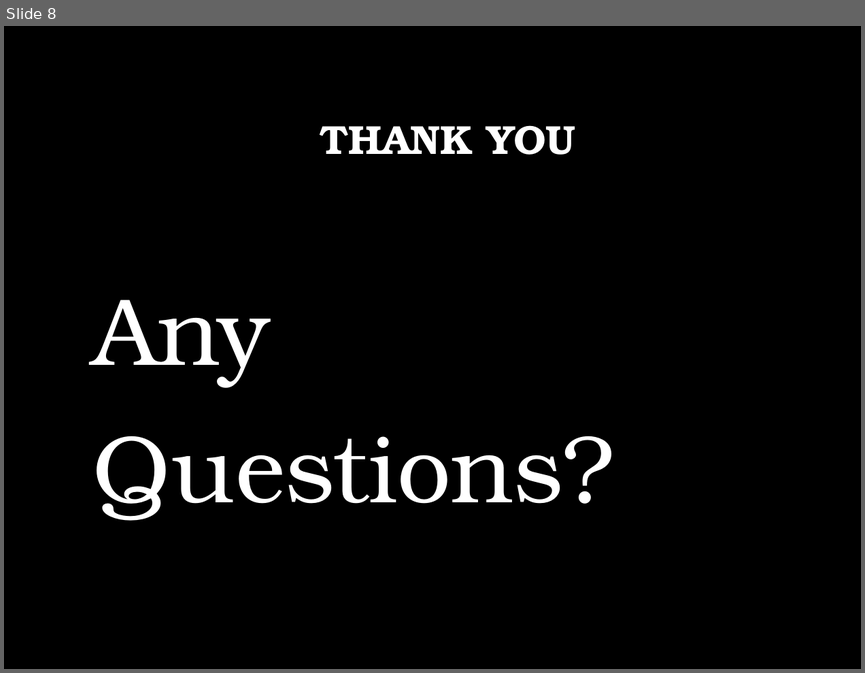
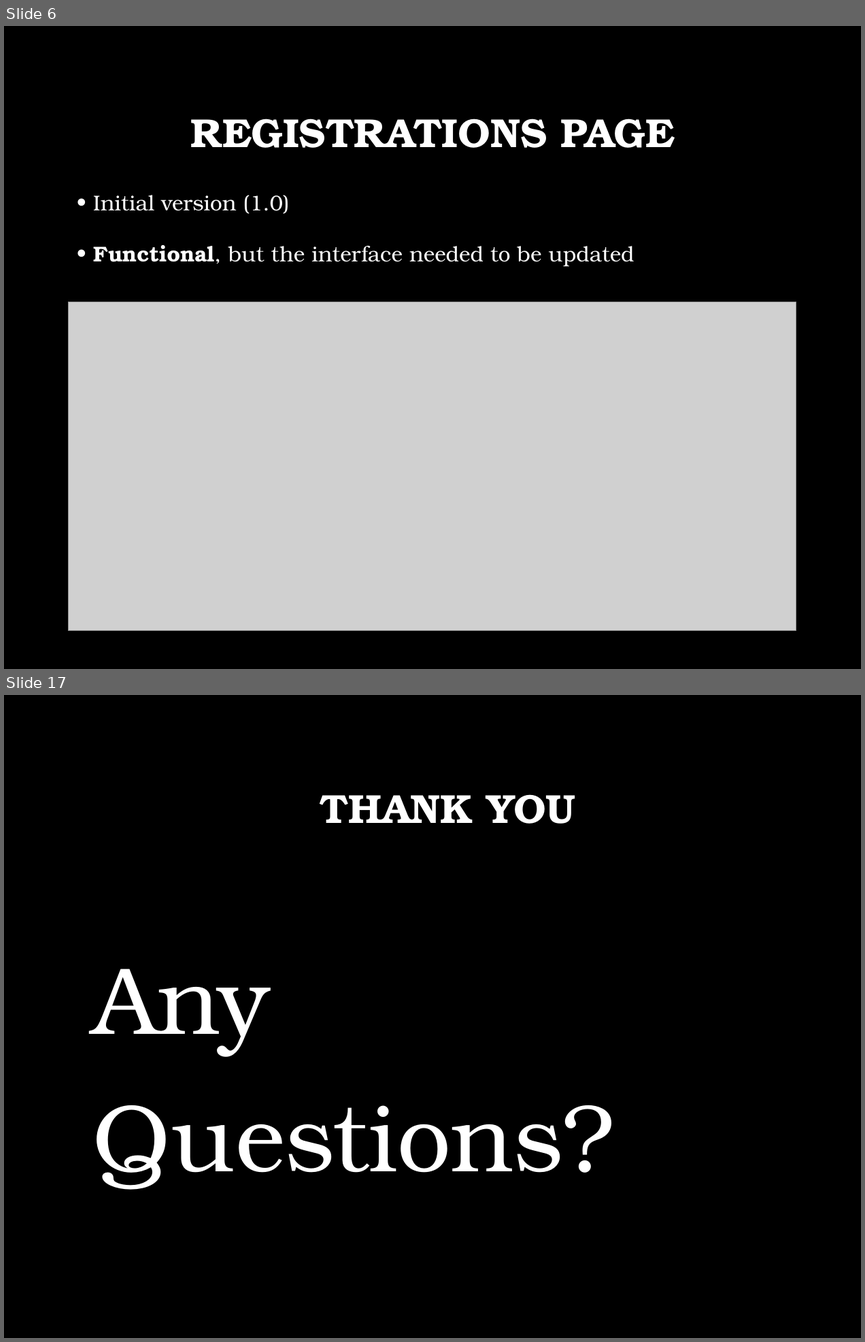
Before and after one commit to yuriiSY/Study-Buddy, a slide deck: Weekly Submissions/Week3/Presentation Week 3.pptx. Shown one above the other, each under a label of ours: slide 8 before the commit, slides 6 and 17 after it; the slides between them are not shown. The pictures are 865x673 and 865x1342 pixels, drawn with LibreOffice and Linux fonts; fonts in the diff are those of the drawing; grey boxes stand for pictures; background and template pictures are left out. Boxes give left, top, right and bottom in pixels: in the first picture for what was removed or moved away, otherwise in the second. Text is boxed around its words. In the diff, an @@ line names an element or a change of style, - is before the commit and + after.

Commit message:
V3
Needs touch-up on registration page update

```diff
--- a/Weekly Submissions/Week3/Presentation Week 3.pptx
+++ b/Weekly Submissions/Week3/Presentation Week 3.pptx
@@ slide 6 added at <box>4,26,861,669</box>, background picture (left out) @@
@@ title added at <box>191,118,675,148</box>, 34 pt, text #FFFFFF, bold @@
+REGISTRATIONS PAGE
@@ text added at <box>93,195,634,267</box>, 18 pt, text #FFFFFF @@
+• Initial version (1.0)
+• Functional, but the interface needed to be updated
@@ picture added at <box>68,302,796,631</box> @@
@@ what was slide 8 is now slide 17 @@
```
Also in this commit, not shown: 3 slides changed, 10 other slides added, 2 slides removed.
